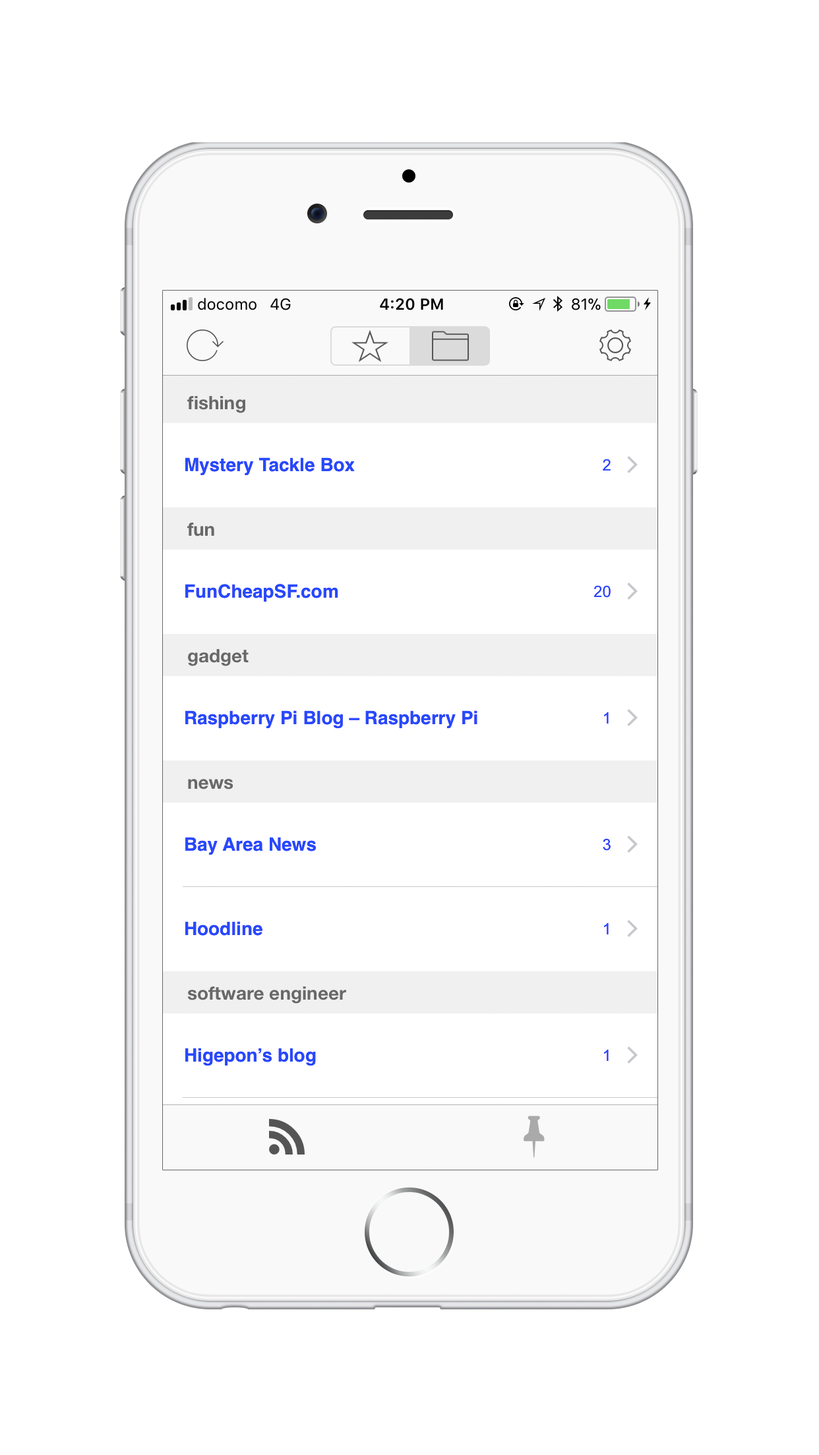
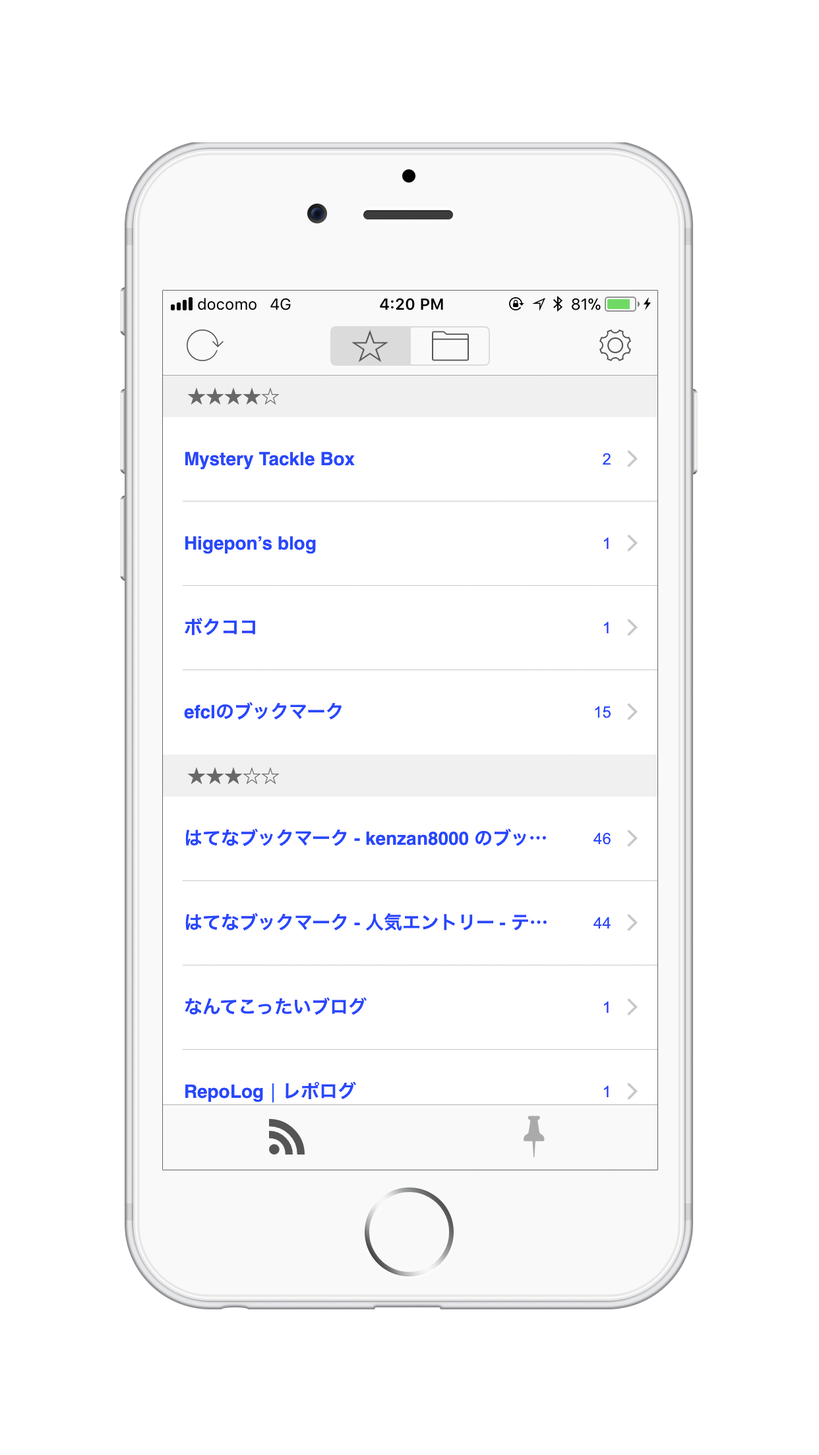
Layers edited between the first and the second 819×1455 image:
renamed "0" to "3", painted on it over bbox(162, 297, 658, 1103)
